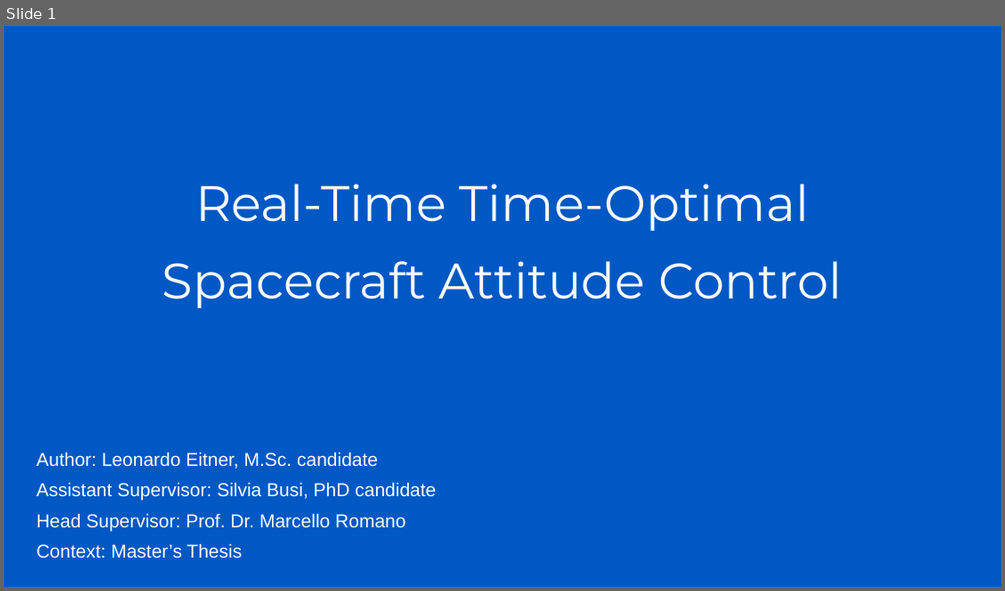
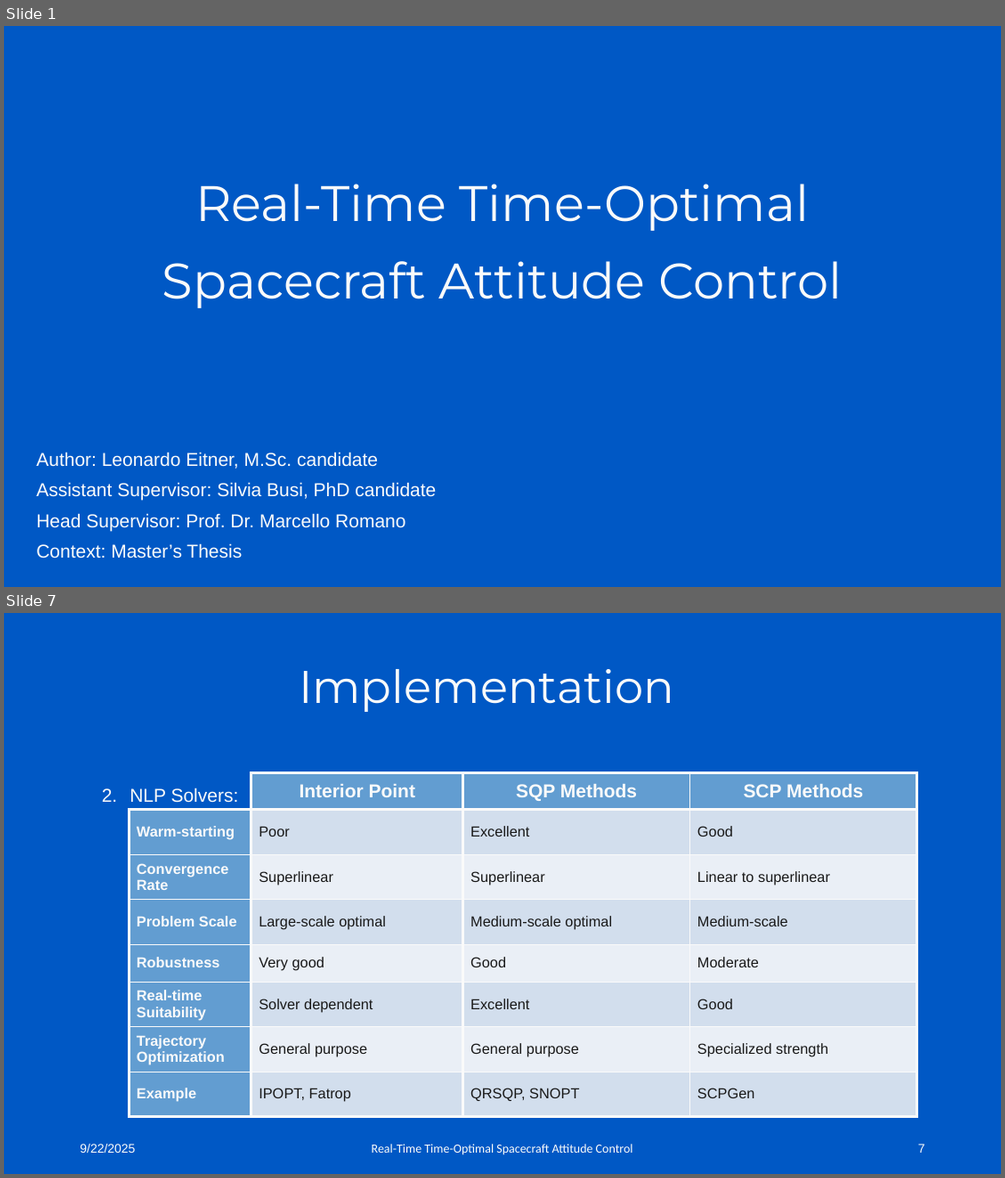
Before and after one commit to Leo8ner/TimeOptimalAttitudeControl, a slide deck: Presentations/Mid-Term Presentation.pptx. Shown one above the other, each under a label of ours: slide 1 before the commit, slides 1 and 7 after it; the slides between them are not shown. The pictures are 1005x591 and 1005x1178 pixels, drawn with LibreOffice and Linux fonts; fonts in the diff are those of the drawing; background and template pictures are left out. Boxes give left, top, right and bottom in pixels: in the first picture for what was removed or moved away, otherwise in the second. Text is boxed around its words. In the diff, an @@ line names an element or a change of style, - is before the commit and + after.

```diff
--- a/Presentations/Mid-Term Presentation.pptx
+++ b/Presentations/Mid-Term Presentation.pptx
@@ slide 7 added at <box>4,613,1001,1174</box>, background #0058C5 @@
@@ title added at <box>299,669,674,712</box>, 44 pt, text #FAFAFA @@
+Implementation
@@ table added at <box>129,772,916,1116</box>, 8 rows, 4 columns @@
+ | Interior Point | SQP Methods | SCP Methods
+Warm-starting | Poor | Excellent | Good
+Convergence Rate | Superlinear | Superlinear | Linear to superlinear
+Problem Scale | Large-scale optimal | Medium-scale optimal | Medium-scale
+Robustness | Very good | Good | Moderate
+Real-time Suitability | Solver dependent | Excellent | Good
+Trajectory Optimization | General purpose | General purpose | Specialized strength
+Example | IPOPT, Fatrop | QRSQP, SNOPT | SCPGen
@@ text added at <box>129,787,239,803</box>, 18 pt, text #FAFAFA @@
+  2. NLP Solvers:
@@ text added at <box>80,1143,135,1152</box>, 12 pt, text #FBFBFB @@
+9/22/2025
@@ text added at <box>372,1143,633,1155</box>, 12 pt, text #FBFBFB @@
+Real-Time Time-Optimal Spacecraft Attitude Control
@@ page number added at <box>918,1143,925,1152</box>, 12 pt, text #FBFBFB @@
+7
```
Also in this commit, not shown: 5 slides changed, 3 other slides added.
